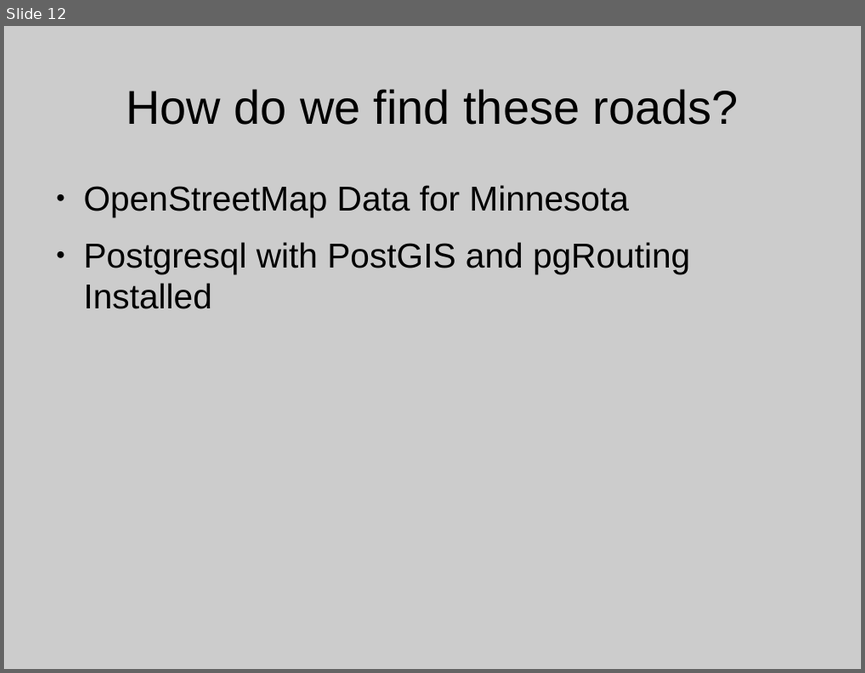
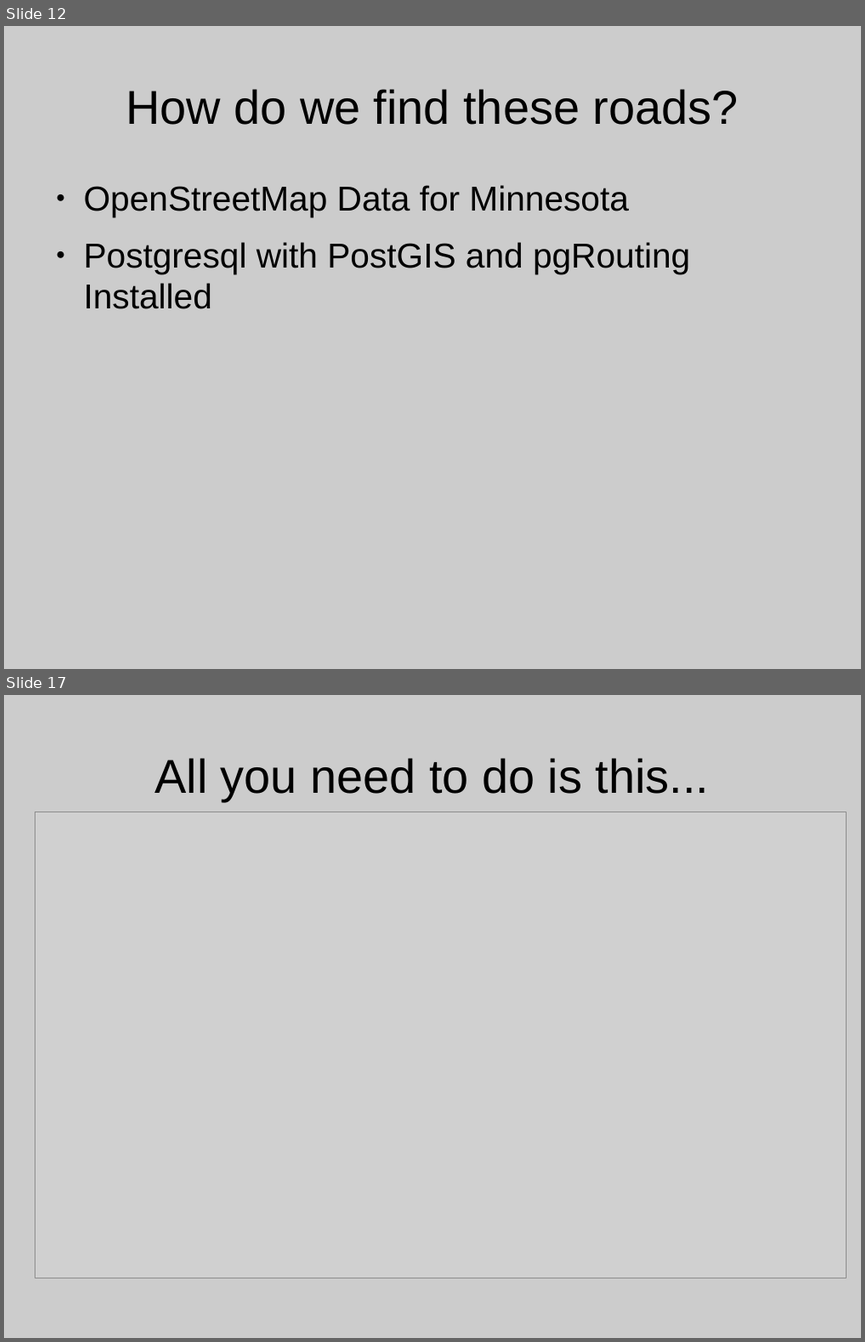
Before and after one commit to theduckylittle/routing-for-fun, a slide deck: UMGEOCON Presentation.odp. Shown one above the other, each under a label of ours: slide 12 before the commit, slides 12 and 17 after it; the slides between them are not shown. The pictures are 865x673 and 865x1342 pixels, drawn with LibreOffice and Linux fonts; fonts in the diff are those of the drawing; grey boxes stand for pictures; background and template pictures are left out. Boxes give left, top, right and bottom in pixels: in the first picture for what was removed or moved away, otherwise in the second. Text is boxed around its words. In the diff, an @@ line names an element or a change of style, - is before the commit and + after.

```diff
--- a/UMGEOCON Presentation.odp
+++ b/UMGEOCON Presentation.odp
@@ slide 17 added at [4, 695, 861, 1338], background #CCCCCC @@
@@ title added at [154, 758, 709, 801], 44 pt, text #000000 @@
+All you need to do is this...
@@ picture added at [35, 812, 846, 1278] @@
```
Also in this commit, not shown: 11 other slides added, 1 slide removed, 1 other file.
